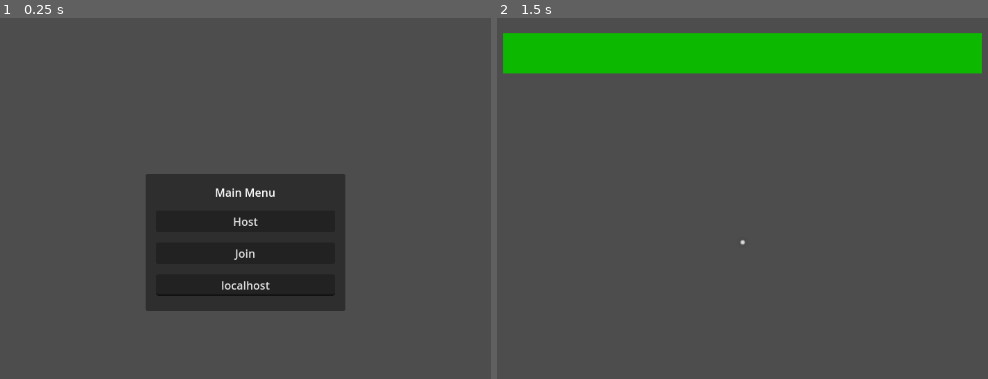
Above: before the commit, frames 1-2 (left to right).
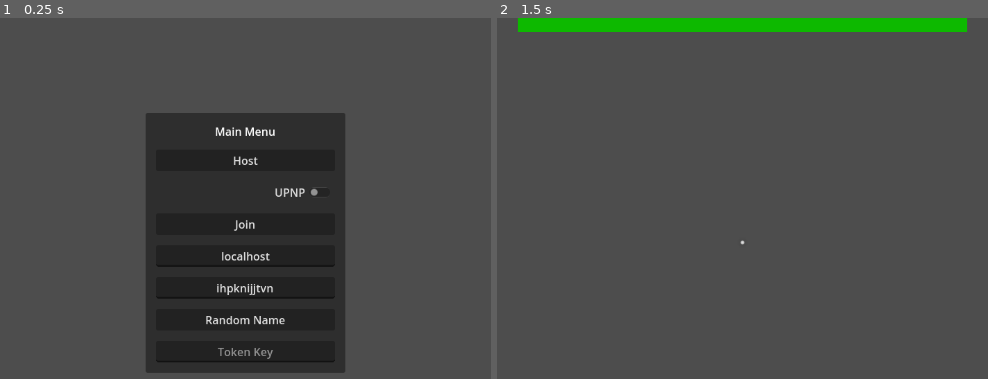
Above: after the commit, the same moments.

Repository: Lightnet/craftgd
Game: Godot game, scene res://maps/world.tscn
The game is run twice, just before and just after one commit, with the same random seed, the same clock (stepped at 60 frames per second) and the same inputs.
Inputs (mouse positions are in pixels of both pictures, inside the frame that each line leads up to):
- Up to frame 1 (0.25 s): no input
- Up to frame 2 (1.5 s): click "Join" at 0.5 s; tap Enter (ui_accept) at 1.25 s; move the mouse to (919, 220) at 1.27 s; hold D (right) from 1.28 s (still down); click (919, 220) at 1.35 s

The runs differ from the first frame. In frame 1, 15% of the frame differs, in the area x 29-71%, y 26-99%; in frame 2, 15%.

Commit message:
working on layout
working on player list, admin and other features for set up lobby and access.

Diff:
--- /dev/null
+++ b/chat/prototype_chat_msg.tscn
@@ -0,0 +1,19 @@
+[gd_scene format=3 uid="uid://d1lmd0si3awbb"]
+
+[node name="HBoxContainer" type="HBoxContainer"]
+size_flags_vertical = 3
+
+[node name="UserName" type="Label" parent="."]
+layout_mode = 2
+text = "Testing..."
+
+[node name="Span" type="Label" parent="."]
+layout_mode = 2
+text = ":
+"
+
+[node name="Message" type="Label" parent="."]
+layout_mode = 2
+text = "Testing... Testing... Testing... Testing...
+Testing... \\n
+Testing... Testing... Testing..."
--- a/maps/world.tscn
+++ b/maps/world.tscn
@@ -1,8 +1,9 @@
-[gd_scene load_steps=9 format=3 uid="uid://b53s1qrvm1u21"]
+[gd_scene load_steps=10 format=3 uid="uid://b53s1qrvm1u21"]
 
 [ext_resource type="Script" path="res://scripts/world.gd" id="1_v5s6a"]
 [ext_resource type="PackedScene" uid="uid://dwy27pfj45xvr" path="res://maps/prototype01.tscn" id="2_toehv"]
 [ext_resource type="Texture2D" uid="uid://dsu4i8oftqh0k" path="res://addons/kenney_particle_pack/circle_05.png" id="3_vcqxt"]
+[ext_resource type="PackedScene" uid="uid://d1lmd0si3awbb" path="res://chat/prototype_chat_msg.tscn" id="4_hjb1r"]
 
 [sub_resource type="ProceduralSkyMaterial" id="ProceduralSkyMaterial_ugj4p"]
 sky_horizon_color = Color(0.64625, 0.65575, 0.67075, 1)
@@ -71,6 +72,13 @@
 layout_mode = 2
 text = "Host"
 
+[node name="CheckButton" type="CheckButton" parent="CanvasLayer/MainMenu/MarginContainer/VBoxContainer"]
+layout_mode = 2
+tooltip_text = "Universal Plug and Play for querying and port forwarding.
+Current Disable for dev."
+text = "UPNP"
+alignment = 2
+
 [node name="JoinButton" type="Button" parent="CanvasLayer/MainMenu/MarginContainer/VBoxContainer"]
 layout_mode = 2
 text = "Join"
@@ -81,6 +89,21 @@
 placeholder_text = "Enter Address to Join Here!"
 alignment = 1
 
+[node name="IUserName" type="LineEdit" parent="CanvasLayer/MainMenu/MarginContainer/VBoxContainer"]
+layout_mode = 2
+placeholder_text = "User Name Require!"
+alignment = 1
+
+[node name="btnRandomName" type="Button" parent="CanvasLayer/MainMenu/MarginContainer/VBoxContainer"]
+layout_mode = 2
+text = "Random Name"
+
+[node name="lTokenKey" type="LineEdit" parent="CanvasLayer/MainMenu/MarginContainer/VBoxContainer"]
+layout_mode = 2
+tooltip_text = "For access to server for vertify token."
+placeholder_text = "Token Key"
+alignment = 1
+
 [node name="HUD" type="Control" parent="CanvasLayer"]
 visible = false
 layout_mode = 3
@@ -89,41 +112,171 @@
 anchor_bottom = 1.0
 grow_horizontal = 2
 grow_vertical = 2
+size_flags_horizontal = 3
+size_flags_vertical = 3
 mouse_filter = 2
 
-[node name="TextureRect" type="TextureRect" parent="CanvasLayer/HUD"]
-layout_mode = 1
-anchors_preset = 15
-anchor_right = 1.0
-anchor_bottom = 1.0
-grow_horizontal = 2
-grow_vertical = 2
-scale = Vector2(0.03, 0.03)
-pivot_offset = Vector2(576, 324)
+[node name="AspectRatioContainer" type="AspectRatioContainer" parent="CanvasLayer/HUD"]
+layout_mode = 1
+anchors_preset = 15
+anchor_right = 1.0
+anchor_bottom = 1.0
+grow_horizontal = 2
+grow_vertical = 2
+metadata/_edit_use_anchors_ = true
+
+[node name="CrossPoint" type="TextureRect" parent="CanvasLayer/HUD/AspectRatioContainer"]
+custom_minimum_size = Vector2(16, 16)
+layout_mode = 2
+size_flags_horizontal = 4
+size_flags_vertical = 4
 texture = ExtResource("3_vcqxt")
-stretch_mode = 5
-
-[node name="HealthBar" type="ProgressBar" parent="CanvasLayer/HUD"]
-layout_mode = 1
-anchors_preset = 15
-anchor_right = 1.0
-anchor_bottom = 1.0
-offset_left = 231.0
-offset_top = 22.0
-offset_right = -231.0
-offset_bottom = -568.0
-grow_horizontal = 2
-grow_vertical = 2
+expand_mode = 1
+
+[node name="HealthBar" type="ProgressBar" parent="CanvasLayer/HUD/AspectRatioContainer"]
+clip_contents = true
+custom_minimum_size = Vector2(512, 20)
+layout_mode = 2
 theme_override_styles/background = SubResource("StyleBoxFlat_fq6h4")
 theme_override_styles/fill = SubResource("StyleBoxFlat_e4r4r")
 max_value = 3.0
 value = 3.0
 show_percentage = false
 
+[node name="ChatRegion" type="VBoxContainer" parent="CanvasLayer/HUD"]
+visible = false
+layout_mode = 1
+anchors_preset = 2
+anchor_top = 1.0
+anchor_bottom = 1.0
+offset_left = 1.0
+offset_top = -239.0
+offset_right = 468.0
+offset_bottom = -1.0
+grow_vertical = 0
+
+[node name="ScrollContainer" type="ScrollContainer" parent="CanvasLayer/HUD/ChatRegion"]
+layout_direction = 3
+layout_mode = 2
+size_flags_vertical = 3
+tooltip_text = "Chat Messages"
+
+[node name="VBoxContainer" type="VBoxContainer" parent="CanvasLayer/HUD/ChatRegion/ScrollContainer"]
+layout_direction = 2
+layout_mode = 2
+size_flags_horizontal = 3
+size_flags_vertical = 3
+
+[node name="HBoxContainer" parent="CanvasLayer/HUD/ChatRegion/ScrollContainer/VBoxContainer" instance=ExtResource("4_hjb1r")]
+layout_mode = 2
+
+[node name="Label6" type="Label" parent="CanvasLayer/HUD/ChatRegion/ScrollContainer/VBoxContainer"]
+layout_mode = 2
+text = "Testing..."
+
+[node name="Label7" type="Label" parent="CanvasLayer/HUD/ChatRegion/ScrollContainer/VBoxContainer"]
+layout_mode = 2
+text = "Testing..."
+
+[node name="Label8" type="Label" parent="CanvasLayer/HUD/ChatRegion/ScrollContainer/VBoxContainer"]
+layout_mode = 2
+text = "Testing..."
+
+[node name="Label9" type="Label" parent="CanvasLayer/HUD/ChatRegion/ScrollContainer/VBoxContainer"]
+layout_mode = 2
+text = "Testing..."
+
+[node name="Label10" type="Label" parent="CanvasLayer/HUD/ChatRegion/ScrollContainer/VBoxContainer"]
+layout_mode = 2
+text = "Testing..."
+
+[node name="Label11" type="Label" parent="CanvasLayer/HUD/ChatRegion/ScrollContainer/VBoxContainer"]
+layout_mode = 2
+text = "Testing..."
+
+[node name="HBoxContainer" type="HBoxContainer" parent="CanvasLayer/HUD/ChatRegion"]
+layout_mode = 2
+
+[node name="TextEdit" type="TextEdit" parent="CanvasLayer/HUD/ChatRegion/HBoxContainer"]
+layout_mode = 2
+size_flags_horizontal = 3
+placeholder_text = "Type message here!"
+
+[node name="Button" type="Button" parent="CanvasLayer/HUD/ChatRegion/HBoxContainer"]
+layout_mode = 2
+text = "Send"
+
+[node name="MenuPlayers" type="Control" parent="CanvasLayer/HUD"]
+visible = false
+layout_mode = 1
+anchors_preset = 15
+anchor_right = 1.0
+anchor_bottom = 1.0
+grow_horizontal = 2
+grow_vertical = 2
+
+[node name="VBoxContainer" type="VBoxContainer" parent="CanvasLayer/HUD/MenuPlayers"]
+layout_mode = 1
+anchors_preset = 15
+anchor_right = 1.0
+anchor_bottom = 1.0
+grow_horizontal = 2
+grow_vertical = 2
+
+[node name="HBoxContainer" type="HBoxContainer" parent="CanvasLayer/HUD/MenuPlayers/VBoxContainer"]
+layout_mode = 2
+
+[node name="LPlayers" type="Label" parent="CanvasLayer/HUD/MenuPlayers/VBoxContainer/HBoxContainer"]
+layout_mode = 2
+text = "Players"
+
+[node name="btnVoteKick" type="Button" parent="CanvasLayer/HUD/MenuPlayers/VBoxContainer/HBoxContainer"]
+layout_mode = 2
+text = "Vote Kick"
+
+[node name="btnMapVote" type="Button" parent="CanvasLayer/HUD/MenuPlayers/VBoxContainer/HBoxContainer"]
+layout_mode = 2
+text = "Vote Kick"
+
+[node name="btnReport" type="Button" parent="CanvasLayer/HUD/MenuPlayers/VBoxContainer/HBoxContainer"]
+layout_mode = 2
+text = "Report"
+
+[node name="MenuAdmin" type="Control" parent="CanvasLayer/HUD"]
+editor_description = "For game rules. Tools for kick, teleport, npc and other things."
+visible = false
+layout_mode = 1
+anchors_preset = 15
+anchor_right = 1.0
+anchor_bottom = 1.0
+grow_horizontal = 2
+grow_vertical = 2
+metadata/_edit_use_anchors_ = true
+
+[node name="VBoxContainer" type="VBoxContainer" parent="CanvasLayer/HUD/MenuAdmin"]
+layout_mode = 1
+anchors_preset = 15
+anchor_right = 1.0
+anchor_bottom = 1.0
+grow_horizontal = 2
+grow_vertical = 2
+
+[node name="HBoxContainer" type="HBoxContainer" parent="CanvasLayer/HUD/MenuAdmin/VBoxContainer"]
+layout_mode = 2
+
+[node name="LAdmin" type="Label" parent="CanvasLayer/HUD/MenuAdmin/VBoxContainer/HBoxContainer"]
+layout_mode = 2
+text = "Admin Access"
+
+[node name="btnPlayers" type="Button" parent="CanvasLayer/HUD/MenuAdmin/VBoxContainer/HBoxContainer"]
+layout_mode = 2
+text = "Players"
+
 [node name="MultiplayerSpawner" type="MultiplayerSpawner" parent="."]
 _spawnable_scenes = PackedStringArray("res://prefabs/players/player.tscn")
 spawn_path = NodePath("..")
 
 [connection signal="pressed" from="CanvasLayer/MainMenu/MarginContainer/VBoxContainer/HostButton" to="." method="_on_host_button_pressed"]
 [connection signal="pressed" from="CanvasLayer/MainMenu/MarginContainer/VBoxContainer/JoinButton" to="." method="_on_join_button_pressed"]
+[connection signal="pressed" from="CanvasLayer/MainMenu/MarginContainer/VBoxContainer/btnRandomName" to="." method="_on_btn_random_name_pressed"]
 [connection signal="spawned" from="MultiplayerSpawner" to="." method="_on_multiplayer_spawner_spawned"]
--- a/scripts/world.gd
+++ b/scripts/world.gd
@@ -7,11 +7,30 @@
 @onready var main_menu = $CanvasLayer/MainMenu
 @onready var address_entry = $CanvasLayer/MainMenu/MarginContainer/VBoxContainer/AddressEntry
 @onready var hud = $CanvasLayer/HUD
-@onready var health_bar = $CanvasLayer/HUD/HealthBar
+@onready var health_bar =  $CanvasLayer/HUD/AspectRatioContainer/HealthBar
+
+@onready var IPlayerName = $CanvasLayer/MainMenu/MarginContainer/VBoxContainer/IUserName
 
 const Player = preload("res://prefabs/players/player.tscn")
 const PORT = 9999
 var enet_peer = ENetMultiplayerPeer.new()
+
+var characters = 'abcdefghijklmnopqrstuvwxyz'
+
+func _ready():
+	var new_word = generate_word(characters, 11)
+	print(new_word)
+	IPlayerName.text = new_word
+
+	pass # Replace with function body.
+
+func generate_word(chars, length):
+	var word: String
+	var n_char = len(chars)
+	for i in range(length):
+		word += chars[randi()% n_char]
+	return word
+
 
 func _on_host_button_pressed():
 	main_menu.hide()
@@ -55,6 +74,8 @@
 	print("server disconnected!", peer_id)
 	main_menu.show()
 	hud.hide()
+	#set network null
+	get_tree().network_peer = null
 	Input.mouse_mode = Input.MOUSE_MODE_VISIBLE
 	pass
 
@@ -80,3 +101,9 @@
 		"UPNP Port Mapping Failed! Error %s" % discover_result)
 
 	print("Syccess! Join Address: %s" % upnp.query_external_address())
+
+
+func _on_btn_random_name_pressed():
+	var new_word = generate_word(characters, 11)
+	print(new_word)
+	IPlayerName.text = new_word
Not shown, added: docs/network.md
Not shown, added: docs/random.md
Not shown, added: docs/showcase.md
